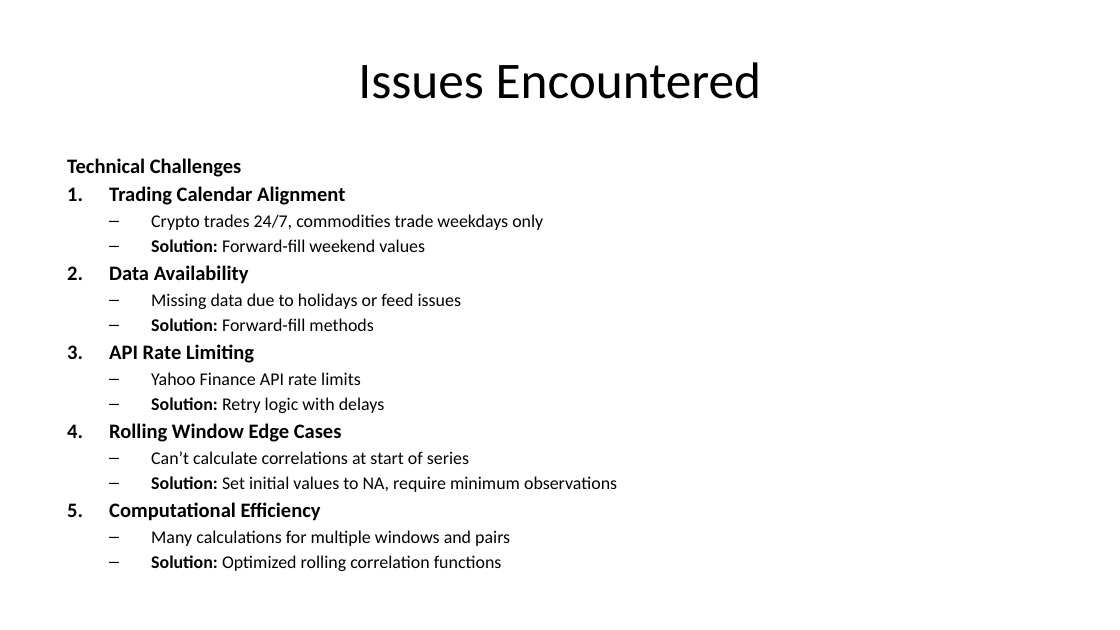
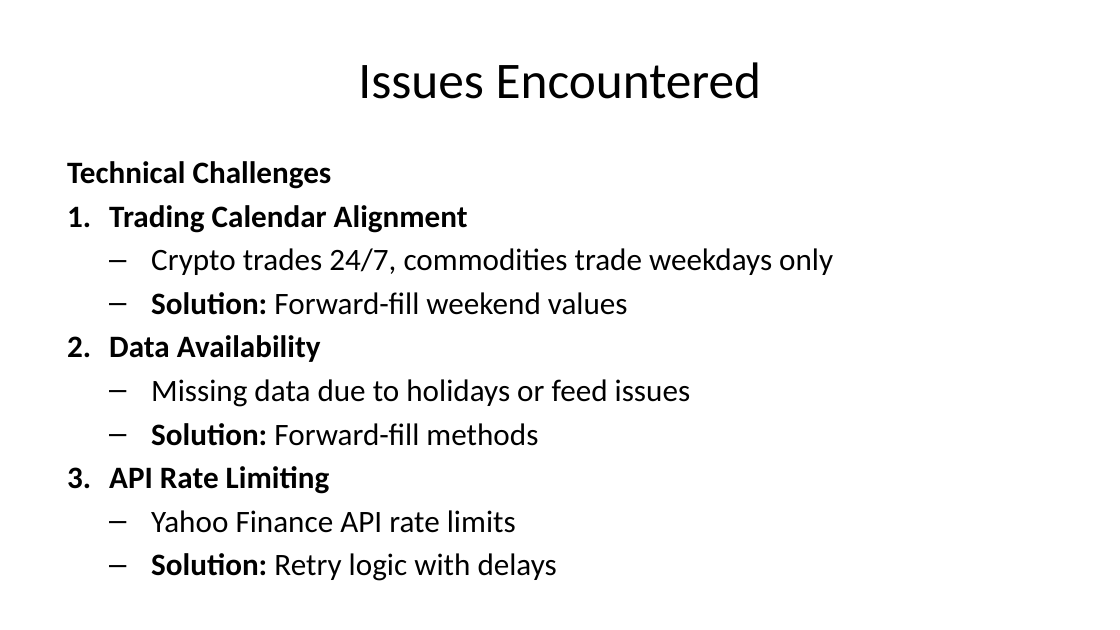
Before and after one commit to SakethKanchi/Cryptocurrency_Commodity_Correlation, a slide deck: slide 31 of presentation.pptx (slide 33 before the commit). Drawn at 1120x630 pixels with LibreOffice and Linux fonts; fonts in the diff are those of the drawing. Boxes give left, top, right and bottom in pixels: in the first picture for what was removed or moved away, otherwise in the second. Text is boxed around its words. In the diff, an @@ line names an element or a change of style, - is before the commit and + after.

```diff
--- a/presentation.pptx
+++ b/presentation.pptx
@@ text "Technical Challenges" at (67,161,833,581): size 13.2 to 20 pt in "Technical Challenges", "Trading Calendar Alignment", "Data Availability", "API Rate Limiting"; size 11.6 to 20 pt in "Crypto trades 24/7, commodities trade weekdays only", "Solution: Forward-fill weekend values", "Missing data due to holidays or feed ...", "Solution: Forward-fill methods" and 2 more places; more space between paragraphs @@
@@ text at (109,451,617,571): paragraphs removed @@
-4. Rolling Window Edge Cases
-  – Can’t calculate correlations at start of series
-  – Solution: Set initial values to NA, require minimum observations
-5. Computational Efficiency
-  – Many calculations for multiple windows and pairs
-  – Solution: Optimized rolling correlation functions
```
Also in this commit, not shown: 11 other slides changed, 1 slide added, 5 slides removed, 34 other files.
